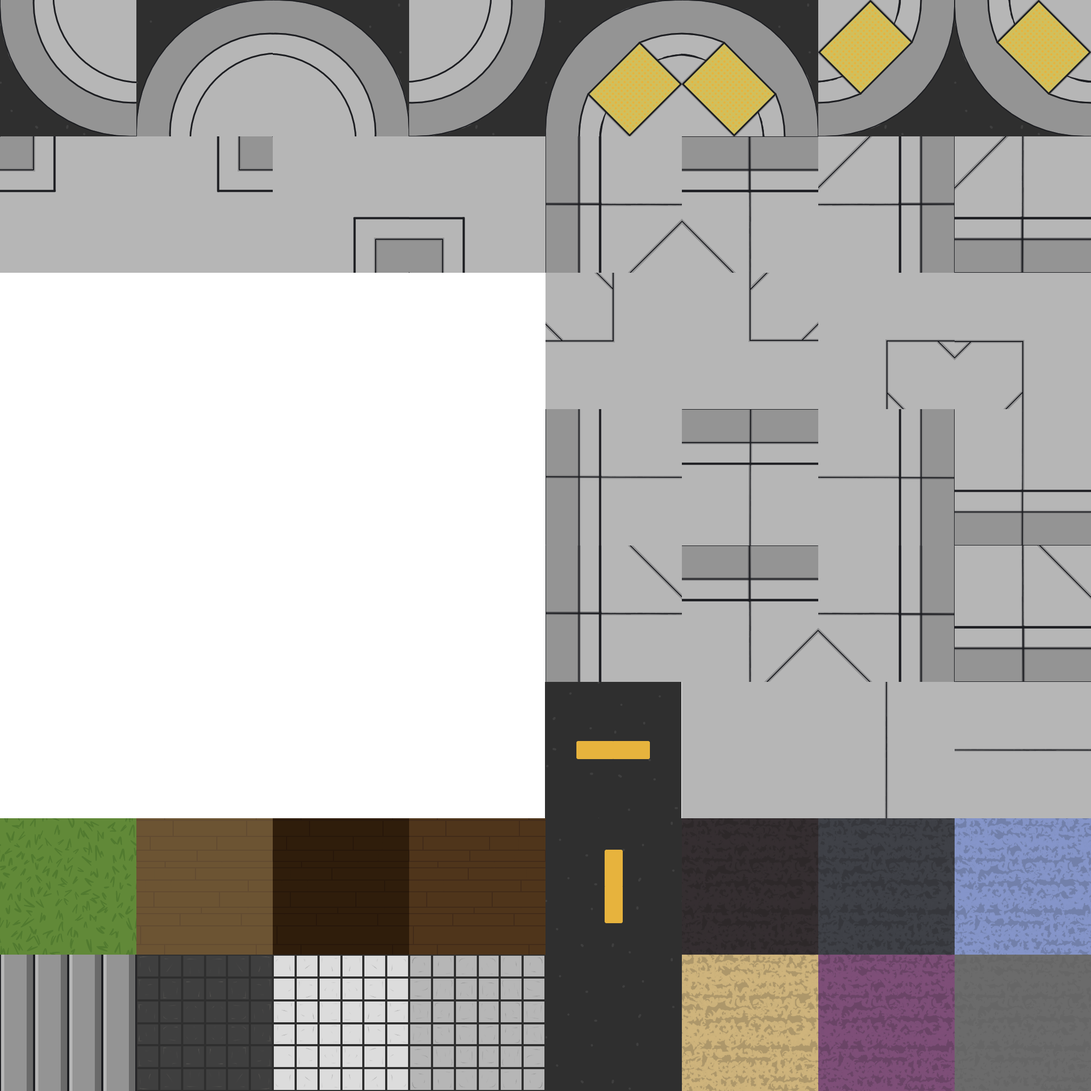
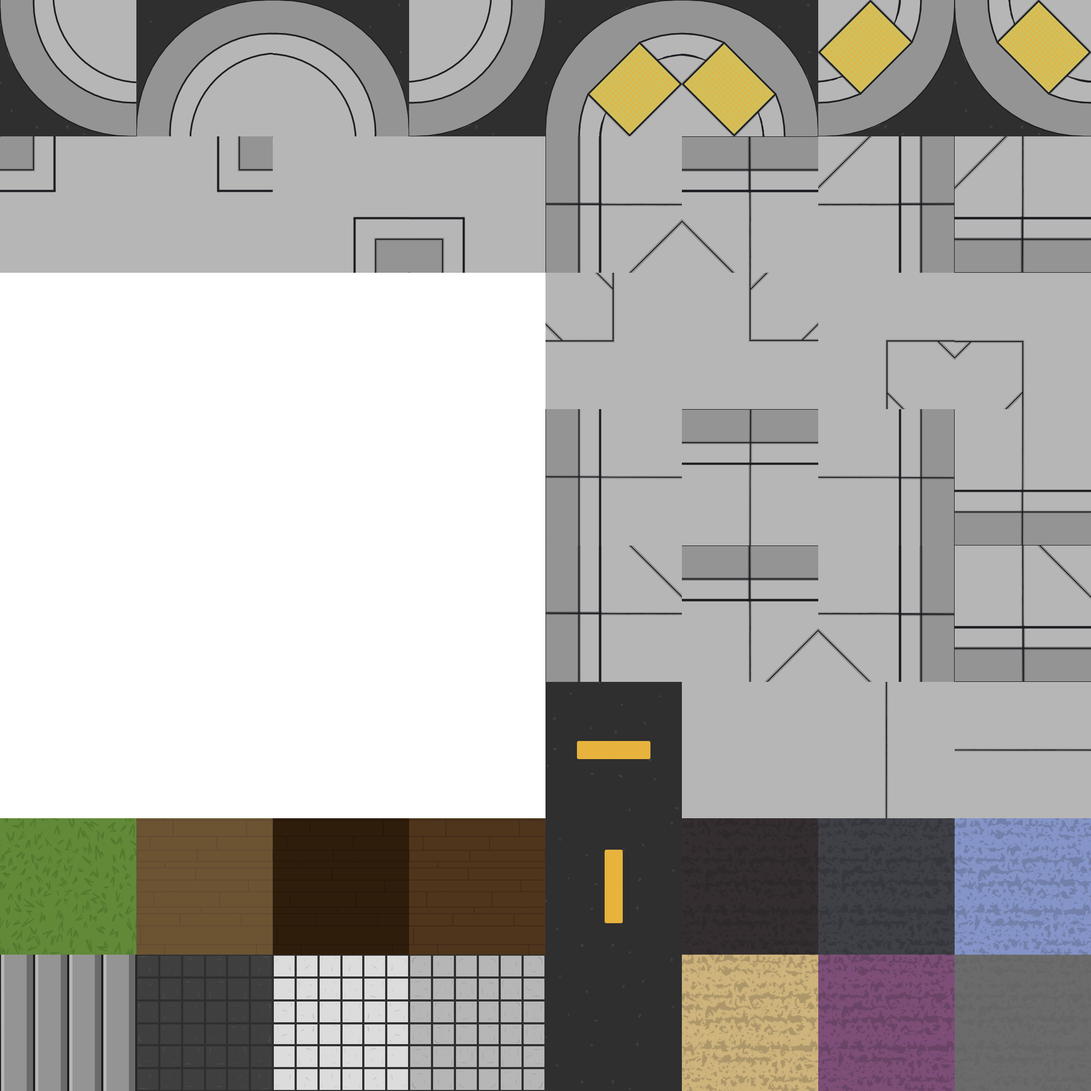
Layered file, before and after one edit (1091px x 1091px). Changes by layer:
pixels changed over (545, 682, 683, 819) (layer not identified)
